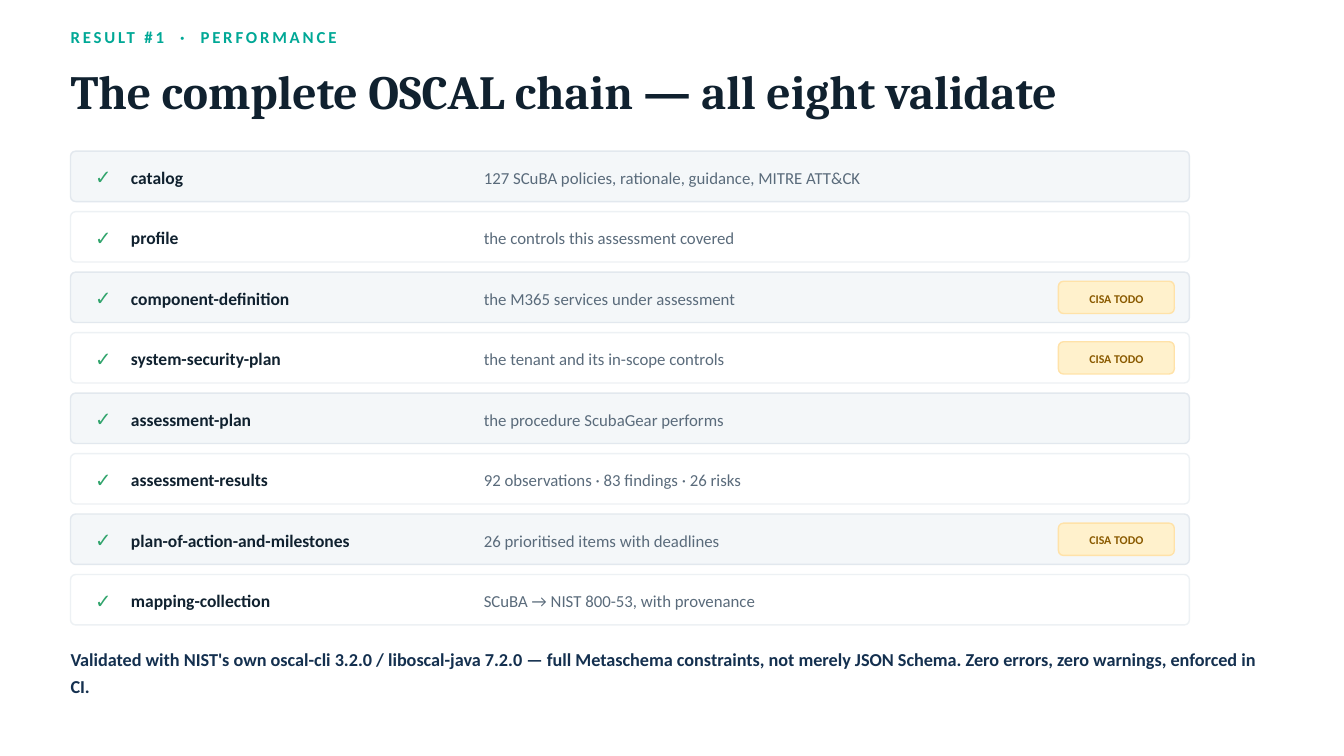
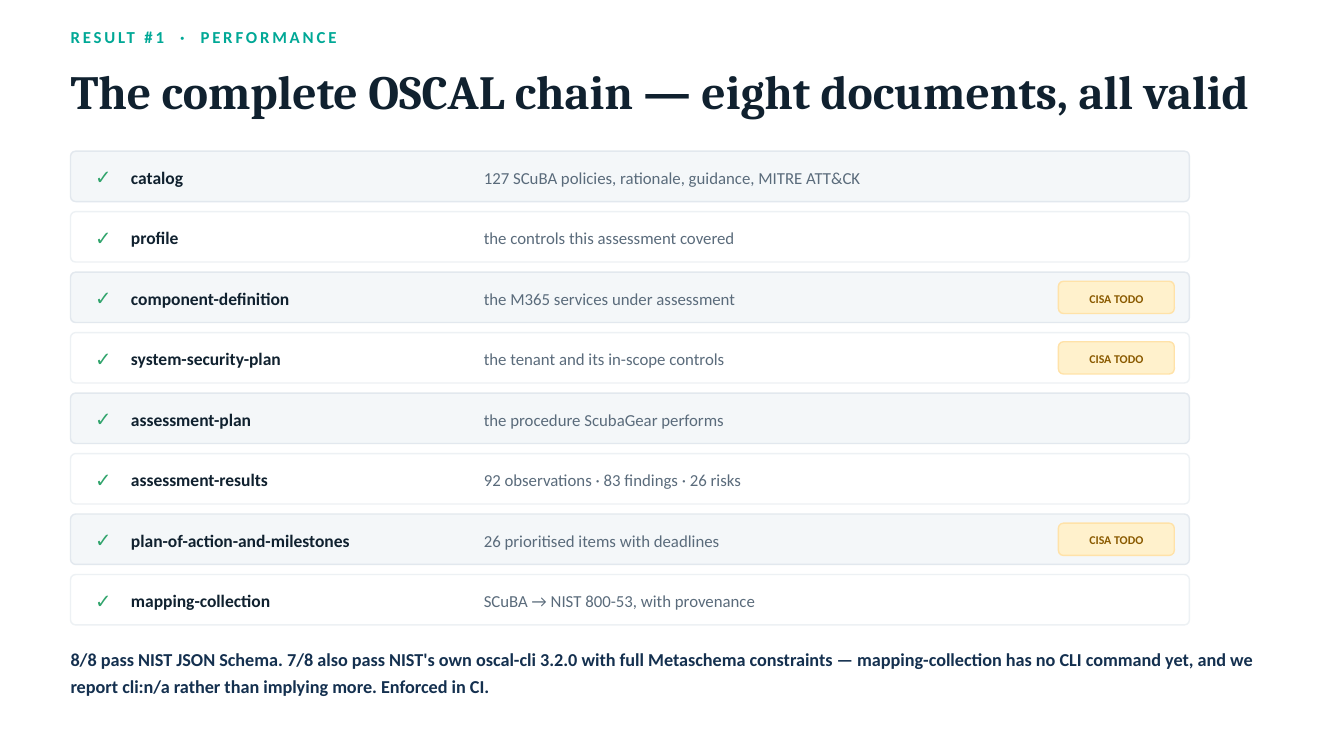
Before and after one commit to saleha-muzammil/microsoft-sec, a slide deck: slide 5 of docs/presentation.pptx. Drawn at 1344x756 pixels with LibreOffice and Linux fonts; fonts in the diff are those of the drawing. Boxes give left, top, right and bottom in pixels: in the first picture for what was removed or moved away, otherwise in the second. Text is boxed around its words. In the diff, an @@ line names an element or a change of style, - is before the commit and + after.

```diff
--- a/docs/presentation.pptx
+++ b/docs/presentation.pptx
@@ text at (71,76,1249,120): text changed @@
-The complete OSCAL chain — all eight validate
+The complete OSCAL chain — eight documents, all valid
@@ text at (71,653,1253,696): text changed @@
-Validated with NIST's own oscal-cli 3.2.0 / liboscal-java 7.2.0 — full Metaschema constraints, not merely JSON Schema. Zero errors, zero warnings, enforced in CI.
+8/8 pass NIST JSON Schema. 7/8 also pass NIST's own oscal-cli 3.2.0 with full Metaschema constraints — mapping-collection has no CLI command yet, and we report cli:n/a rather than implying more. Enforced in CI.
```
Also in this commit, not shown: 4 other slides changed, 2 slides added, 45 other files.
